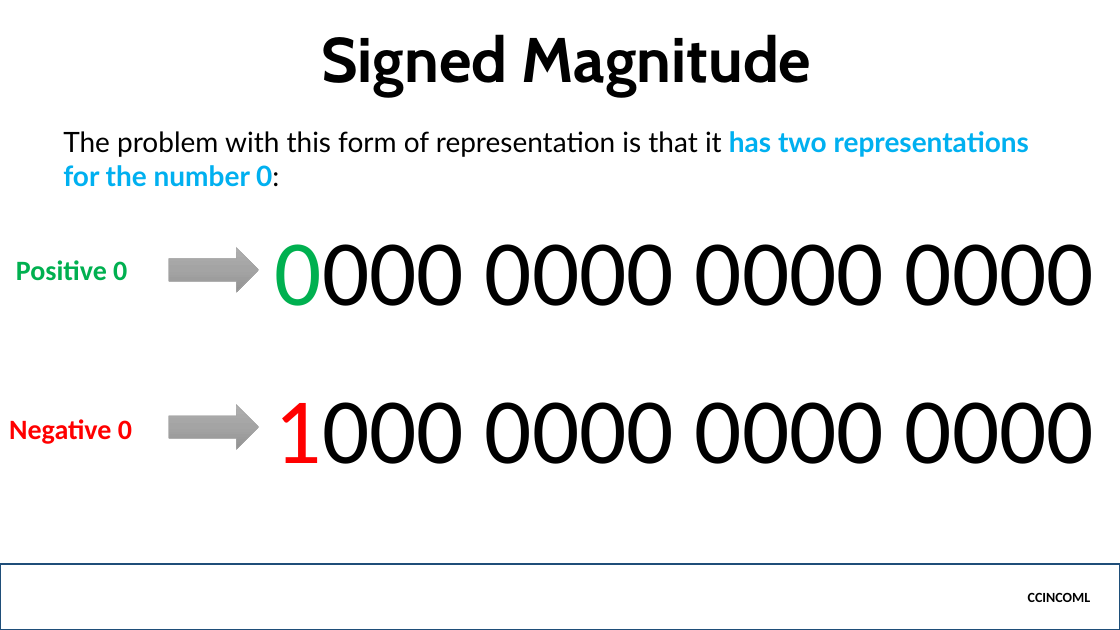
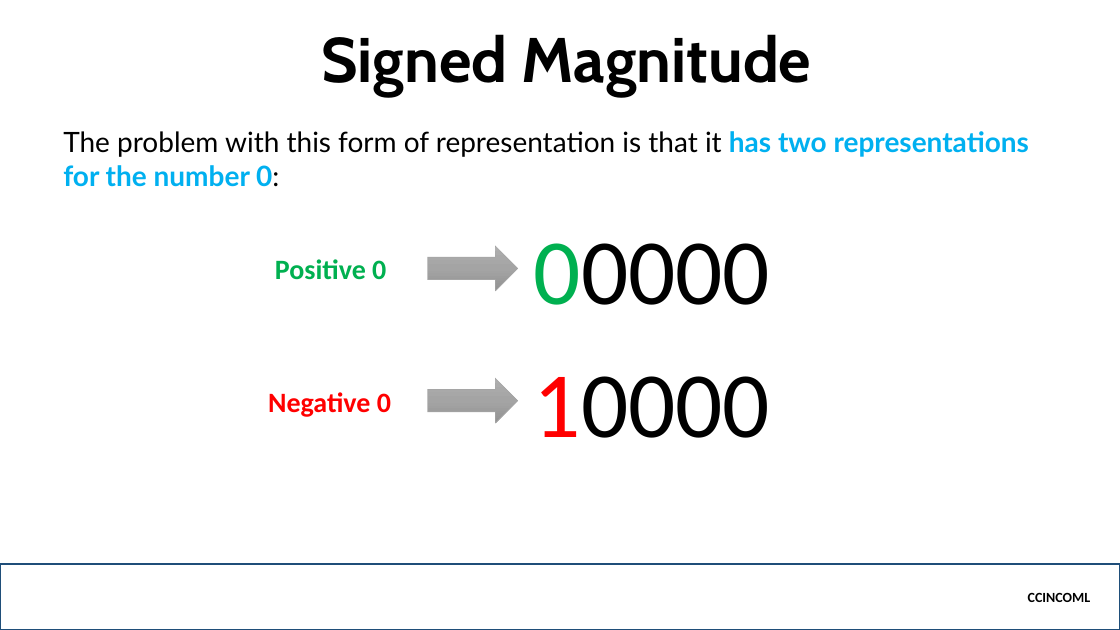
Before and after one commit to jamenggay/CCINCOML, a slide deck: slide 6 of Part 4 - Number System/Binary Representations.pptx. Drawn at 1120x630 pixels with LibreOffice and Linux fonts; fonts in the diff are those of the drawing; background and template pictures are left out. Boxes give left, top, right and bottom in pixels: in the first picture for what was removed or moved away, otherwise in the second. Text is boxed around its words. In the diff, an @@ line names an element or a change of style, - is before the commit and + after.

```diff
--- a/Part 4 - Number System/Binary Representations.pptx
+++ b/Part 4 - Number System/Binary Representations.pptx
@@ text "Positive 0": place and size @@
-text "Positive 0" at (16,260,127,281)
+text "Positive 0" at (275,259,386,280)
@@ right arrow: place and size @@
-right arrow at (169,248,259,292)
+right arrow at (428,246,518,291)
@@ text at (534,243,770,305): text changed @@
-0000 0000 0000 0000
+00000
@@ text "Negative 0": place and size @@
-text "Negative 0" at (9,419,132,444)
+text "Negative 0" at (268,392,391,417)
@@ right arrow: place and size @@
-right arrow at (169,405,259,450)
+right arrow at (428,379,518,423)
@@ text at (534,376,770,438): text changed @@
-1000 0000 0000 0000
+10000
```
Also in this commit, not shown: 5 other slides changed, 3 slides added, 2 other files.
